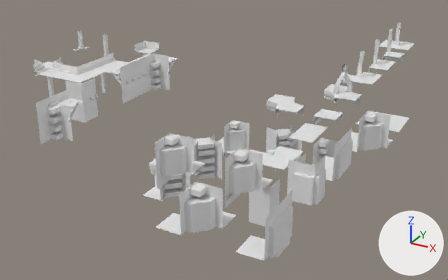
The Blender file AssetSource/modules.blend as it was, and as the next commit left it.
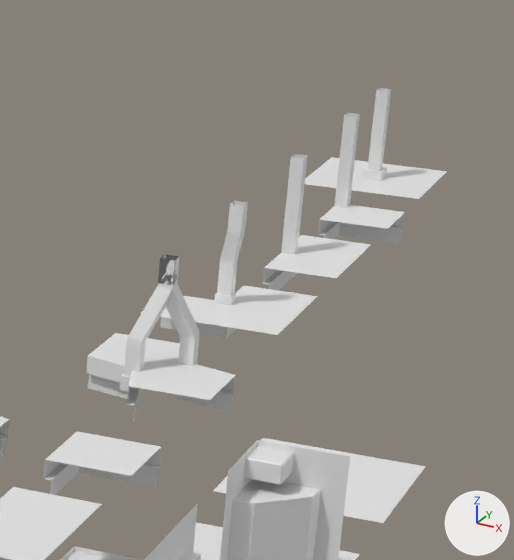
There are two pictures of each version: one whole from a 50 mm lens placed at (9.5, -27.4, 14.4), pointed at (-5.8, 0.5, 0.5), one close up on the part from 67% to 96% of the width and 0% to 50% of the height. Lighting does not change. The marker at lower right points along +X, +Y and +Z.

In view in the first close-up: 'CornerTop', 'CornerTop_Pillar', 'DoubleCornerTop_Pillar', 'InnerCornerTop_Pillar', 'Roof', 'RoofCorner', 'RoofWall', 'Roof_Pillar', 'WallTop', 'WallTop_Pillar'.
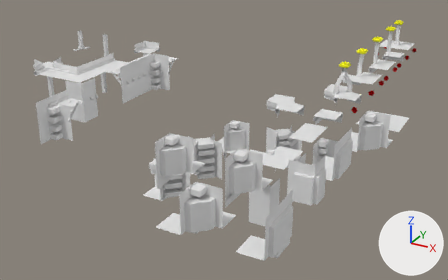
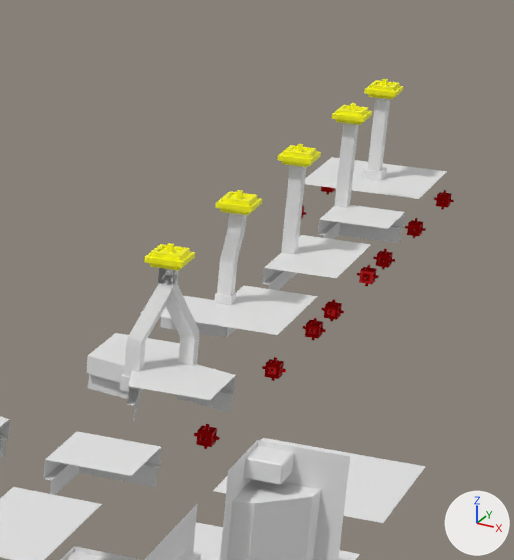
Location of each change, [x1, y1, x2, y2] in pixels of the close-ups (514 x 560 px):
'Cube.004', added (yellow): after [144, 243, 195, 271]
'Cube.001', added (yellow): after [215, 190, 262, 215]
'Cube', added (yellow): after [277, 144, 321, 167]
'Cube.002', added (yellow): after [331, 103, 372, 125]
'Cube.003', added (yellow): after [364, 79, 403, 99]
'S_OccupancyCube.010', added (red): after [194, 424, 220, 449]
'S_OccupancyCube.002', added: after [262, 357, 286, 381]
'S_OccupancyCube.003', added: after [302, 318, 326, 340]
'S_OccupancyCube.001', added: after [321, 299, 344, 322]
'S_OccupancyCube', added: after [357, 265, 379, 286]
'S_OccupancyCube.005', added: after [373, 249, 395, 270]
'S_OccupancyCube.006', added: after [405, 218, 426, 238]
'S_OccupancyCube.007', added: after [434, 190, 454, 210]
'S_OccupancyCube.009', added: after [321, 186, 335, 195]

Edits to the bpy script that builds the scene:
```text
Add me_cube_002:
    me_cube_002 = me_cube_001.copy(); me_cube_002.name = 'Cube.002'
Add me_occupancycube:
    me_occupancycube = me_occupancycube_001.copy(); me_occupancycube.name = 'OccupancyCube'
Add ob_cube_004:
    ob_cube_004 = bpy.data.objects.new('Cube.004', me_cube_001)  # 40 vertices, 38 faces; spans x -0.258..0.258, y -0.258..0.258, z -0.1..0.18; in mat_connectionmarker (yellow #fffc00)
    ob_cube_004.parent = ob_doublecornertop_pillar
    ob_cube_004.location = (0.0, 3.0, 5.0)
Add ob_s_occupancycube_010:
    ob_s_occupancycube_010 = bpy.data.objects.new('S_OccupancyCube.010', me_occupancycube_001)  # 208 vertices, 204 faces; spans x -0.167..0.167, y -0.167..0.167, z -0.167..0.167; in mat_occupancymarker (red #ff000a)
    ob_s_occupancycube_010.parent = ob_doublecornertop_pillar
    ob_s_occupancycube_010.location = (1.0, 2.0, 3.0)
Add ob_s_occupancycube_009:
    ob_s_occupancycube_009 = bpy.data.objects.new('S_OccupancyCube.009', me_occupancycube_001.copy())
    ob_s_occupancycube_009.parent = ob_roof_pillar
    ob_s_occupancycube_009.location = (-1.0, 15.0, 3.0)
Add ob_s_occupancycube_007:
    ob_s_occupancycube_007 = bpy.data.objects.new('S_OccupancyCube.007', me_occupancycube_001.copy())
    ob_s_occupancycube_007.parent = ob_roof_pillar
    ob_s_occupancycube_007.location = (1.0, 15.0, 3.0)
Add ob_s_occupancycube_006:
    ob_s_occupancycube_006 = bpy.data.objects.new('S_OccupancyCube.006', me_occupancycube_001.copy())
    ob_s_occupancycube_006.parent = ob_roof_pillar
    ob_s_occupancycube_006.location = (1.0, 13.0, 3.0)
Add ob_s_occupancycube_005:
    ob_s_occupancycube_005 = bpy.data.objects.new('S_OccupancyCube.005', me_occupancycube_001.copy())
    ob_s_occupancycube_005.parent = ob_cornertop_pillar
    ob_s_occupancycube_005.location = (1.0, 11.0, 3.0)
Add ob_cube_003:
    ob_cube_003 = bpy.data.objects.new('Cube.003', me_cube_002)
    ob_cube_003.parent = ob_roof_pillar
    ob_cube_003.location = (0.0, 14.0, 5.0)
Add ob_cube_002:
    ob_cube_002 = bpy.data.objects.new('Cube.002', me_cube_002)
    ob_cube_002.parent = ob_cornertop_pillar
    ob_cube_002.location = (0.0, 12.0, 5.0)
Add ob_cube_001:
    ob_cube_001 = bpy.data.objects.new('Cube.001', me_cube_002)
    ob_cube_001.parent = ob_innercornertop_pillar
    ob_cube_001.location = (0.0, 6.0, 5.0)
Add ob_cube:
    ob_cube = bpy.data.objects.new('Cube', me_cube_002)
    ob_cube.parent = ob_walltop_pillar
    ob_cube.location = (0.0, 9.0, 5.0)
Add ob_s_occupancycube_003:
    ob_s_occupancycube_003 = bpy.data.objects.new('S_OccupancyCube.003', me_occupancycube)
    ob_s_occupancycube_003.parent = ob_innercornertop_pillar
    ob_s_occupancycube_003.location = (1.0, 7.0, 3.0)
Add ob_s_occupancycube_002:
    ob_s_occupancycube_002 = bpy.data.objects.new('S_OccupancyCube.002', me_occupancycube)
    ob_s_occupancycube_002.parent = ob_innercornertop_pillar
    ob_s_occupancycube_002.location = (1.0, 5.0, 3.0)
Add ob_s_occupancycube:
    ob_s_occupancycube = bpy.data.objects.new('S_OccupancyCube', me_occupancycube)
    ob_s_occupancycube.parent = ob_walltop_pillar
    ob_s_occupancycube.location = (1.0, 10.0, 3.0)
Add ob_s_occupancycube_001:
    ob_s_occupancycube_001 = bpy.data.objects.new('S_OccupancyCube.001', me_occupancycube)
    ob_s_occupancycube_001.parent = ob_walltop_pillar
    ob_s_occupancycube_001.location = (1.0, 8.0, 3.0)
```
